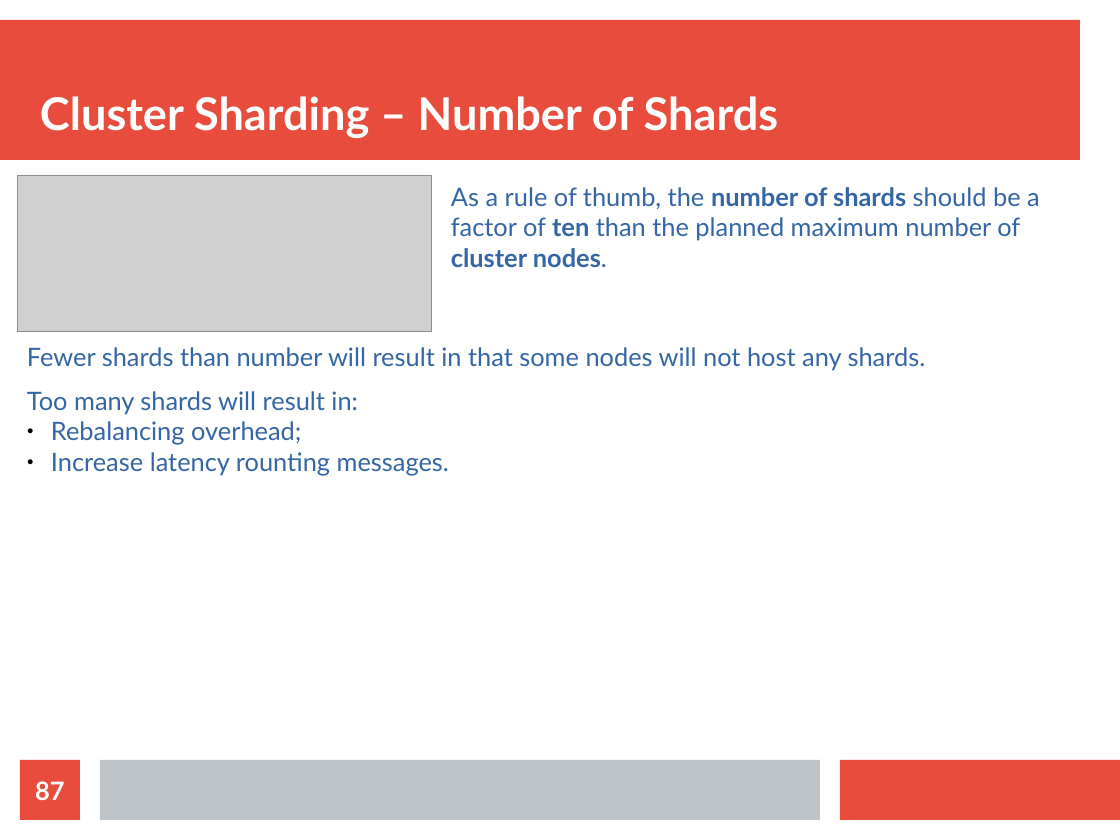
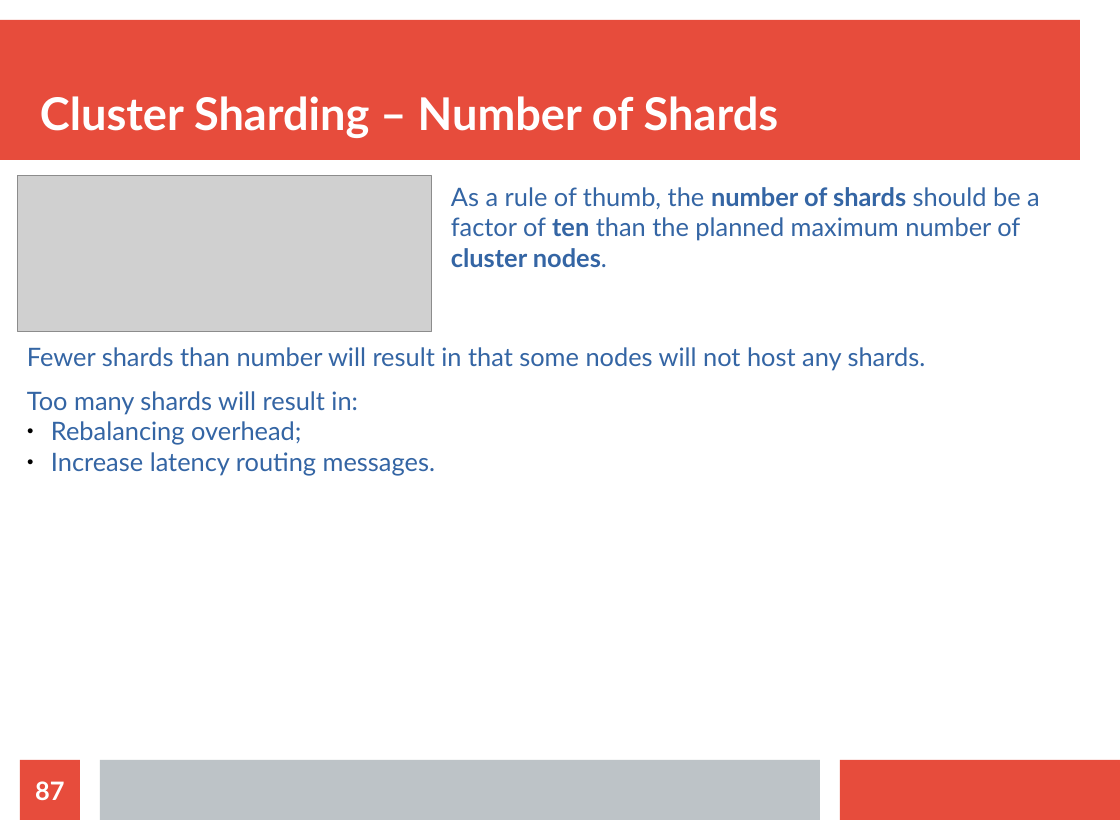
Before and after one commit to bytemania/akka-java-cluster, a slide deck: slide 87 of src/main/resources/res/presentation.odp. Drawn at 1120x840 pixels with LibreOffice and Linux fonts; fonts in the diff are those of the drawing; grey boxes stand for pictures. Boxes give left, top, right and bottom in pixels: in the first picture for what was removed or moved away, otherwise in the second. Text is boxed around its words. In the diff, an @@ line names an element or a change of style, - is before the commit and + after.

Commit message:
sharding persistence

```diff
--- a/src/main/resources/res/presentation.odp
+++ b/src/main/resources/res/presentation.odp
@@ text at bbox=[51, 452, 435, 475]: text changed @@
-● Increase latency rounting messages.
+● Increase latency routing messages.
```
Also in this commit, not shown: 9 other slides changed, 8 slides added, 1 slide removed, 4 other files.
